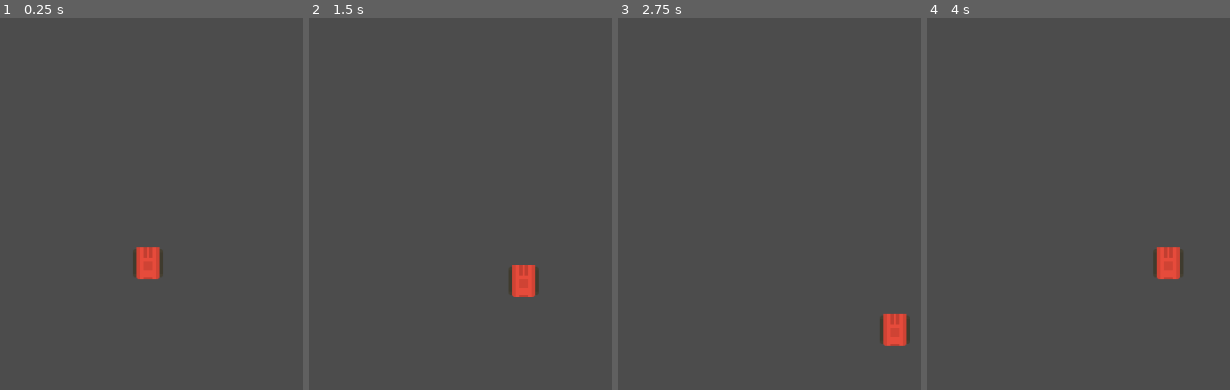
Above: before the commit, frames 1-4 (left to right).
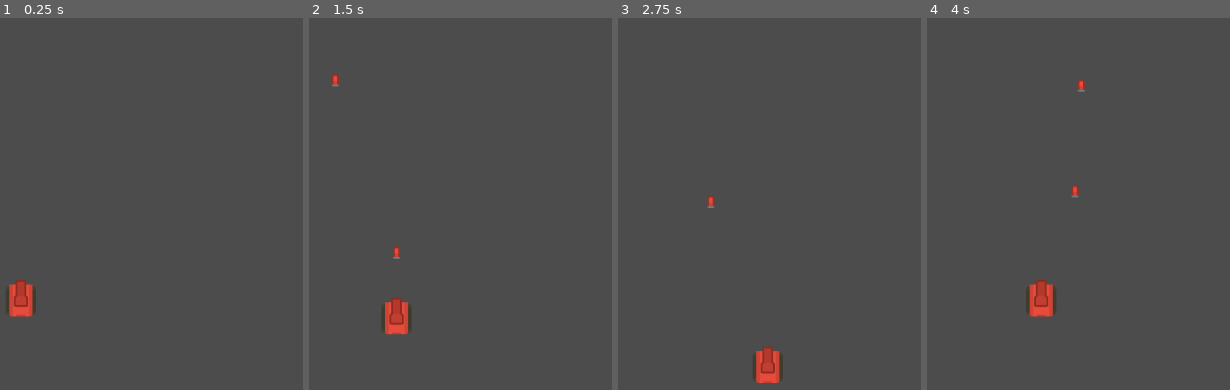
Above: after the commit, the same moments.

Repository: Seifeer/Rogue_Tank
Game: Godot game, scene res://Scenes/Test_area.tscn
Same seed, same stepped clock (60 frames per second), same inputs: the game is played once before the commit and once after it.
Inputs:
- Up to frame 1 (0.25 s): no input
- Up to frame 2 (1.5 s): tap Enter at 0.5 s; hold Right (ui_right) 0.53-1.28 s; tap Z (ui_shoot, bound only after the commit) at 0.6, 1.35 s; hold Down (ui_down) from 1.28 s (still down)
- Up to frame 3 (2.75 s): release Down (ui_down) at 2.03 s; hold Right (ui_right) from 2.03 s (still down); tap Z (ui_shoot, bound only after the commit) at 2.1 s
- Up to frame 4 (4 s): release Right (ui_right) at 2.78 s; hold Up (ui_up) 2.78-3.53 s; tap Z (ui_shoot, bound only after the commit) at 2.85, 3.6 s; hold Left (ui_left) from 3.53 s (still down)

The runs differ from the first frame. In frame 1, 1.7% of the frame differs, in the area x 1-54%, y 61-81%; in frame 2, 1.8%; in frame 3, 1.8%; in frame 4, 1.8%, in the area x 32-85%, y 16-81%.

Commit message:
Carregamento do Tiro

Diff:
--- /dev/null
+++ b/Scenes/Bullet.tscn
@@ -0,0 +1,17 @@
+[gd_scene load_steps=4 format=2]
+
+[ext_resource path="res://Scripts/Bullet.gd" type="Script" id=1]
+[ext_resource path="res://sprites/bulletRed1_outline.png" type="Texture" id=2]
+
+[sub_resource type="CapsuleShape2D" id=1]
+radius = 3.89321
+height = 6.24649
+
+[node name="Bullet" type="Area2D"]
+script = ExtResource( 1 )
+
+[node name="Sprite" type="Sprite" parent="."]
+texture = ExtResource( 2 )
+
+[node name="Shape" type="CollisionShape2D" parent="."]
+shape = SubResource( 1 )
--- a/Scenes/Tank.tscn
+++ b/Scenes/Tank.tscn
@@ -1,13 +1,23 @@
-[gd_scene load_steps=3 format=2]
+[gd_scene load_steps=4 format=2]
 
 [ext_resource path="res://Scripts/Tank.gd" type="Script" id=1]
 [ext_resource path="res://sprites/tankBody_red.png" type="Texture" id=2]
+[ext_resource path="res://sprites/tankRed_barrel1_outline.png" type="Texture" id=3]
 
 [node name="Tank" type="KinematicBody2D"]
 script = ExtResource( 1 )
 
-[node name="CollisionPolygon2D" type="CollisionPolygon2D" parent="."]
+[node name="Poly" type="CollisionPolygon2D" parent="."]
 polygon = PoolVector2Array( -12.5823, -17.8641, -16.7484, -14.1871, -16.7484, 14.047, -11.6138, 17.7787, 11.0505, 17.7787, 16.8618, 14.2919, 16.8618, -13.7962, 12.7939, -17.6704 )
 
 [node name="Sprite" type="Sprite" parent="."]
 texture = ExtResource( 2 )
+
+[node name="Barrel" type="Node2D" parent="."]
+
+[node name="Sprite" type="Sprite" parent="Barrel"]
+texture = ExtResource( 3 )
+offset = Vector2( -0.0386448, -8.68275 )
+
+[node name="Muzzle" type="Position2D" parent="Barrel"]
+position = Vector2( -0.0449848, -32.0037 )
--- a/Scenes/Test_area.tscn
+++ b/Scenes/Test_area.tscn
@@ -5,4 +5,4 @@
 [node name="Test_area" type="Node"]
 
 [node name="Tank" parent="." instance=ExtResource( 1 )]
-position = Vector2( 441.19, 275.798 )
+position = Vector2( 297.6, 318.38 )
--- /dev/null
+++ b/Scripts/Bullet.gd
@@ -0,0 +1,12 @@
+extends Area2D
+
+var SPEED=250
+var dir=Vector2(0, -1)
+
+
+func _ready():
+	pass
+
+func _process(delta):
+	translate(dir*delta*SPEED)
+	pass
--- a/Scripts/Tank.gd
+++ b/Scripts/Tank.gd
@@ -1,6 +1,8 @@
 extends KinematicBody2D
 
 var SPEED=100
+#preload carrega uma packed scene
+var pre_bullet=preload("res://Scenes/Bullet.tscn")
 
 func _ready():
 	pass
@@ -11,16 +13,18 @@
 	var dir_y=0
 	if Input.is_action_pressed("ui_right"):
 		dir_x+=1
-		print("Right Pressed")
 	if Input.is_action_pressed("ui_left"):
 		dir_x-=1
-		print("Left Pressed")
 	if Input.is_action_pressed("ui_up"):
 		dir_y-=1
-		print("Up Pressed")
 	if Input.is_action_pressed("ui_down"):
 		dir_y+=1
-		print("Down Pressed")
+	if Input.is_action_just_pressed("ui_shoot"):
+		print("boom")
+		var bullet=pre_bullet.instance()
+		#Coloca o objeto na mesma posição do referenciado
+		bullet.global_position=$Barrel/Muzzle.global_position
+		get_parent().add_child(bullet)
 
 	translate(Vector2(dir_x,dir_y)*delta*SPEED)
 	pass
--- a/project.godot
+++ b/project.godot
@@ -23,6 +23,14 @@
 
 window/size/width=900
 
+[input]
+
+ui_shoot={
+"deadzone": 0.5,
+"events": [ Object(InputEventKey,"resource_local_to_scene":false,"resource_name":"","device":0,"alt":false,"shift":false,"control":false,"meta":false,"command":false,"pressed":false,"scancode":90,"unicode":0,"echo":false,"script":null)
+ ]
+}
+
 [rendering]
 
 environment/default_environment="res://default_env.tres"
Binary file removed: icon.png
